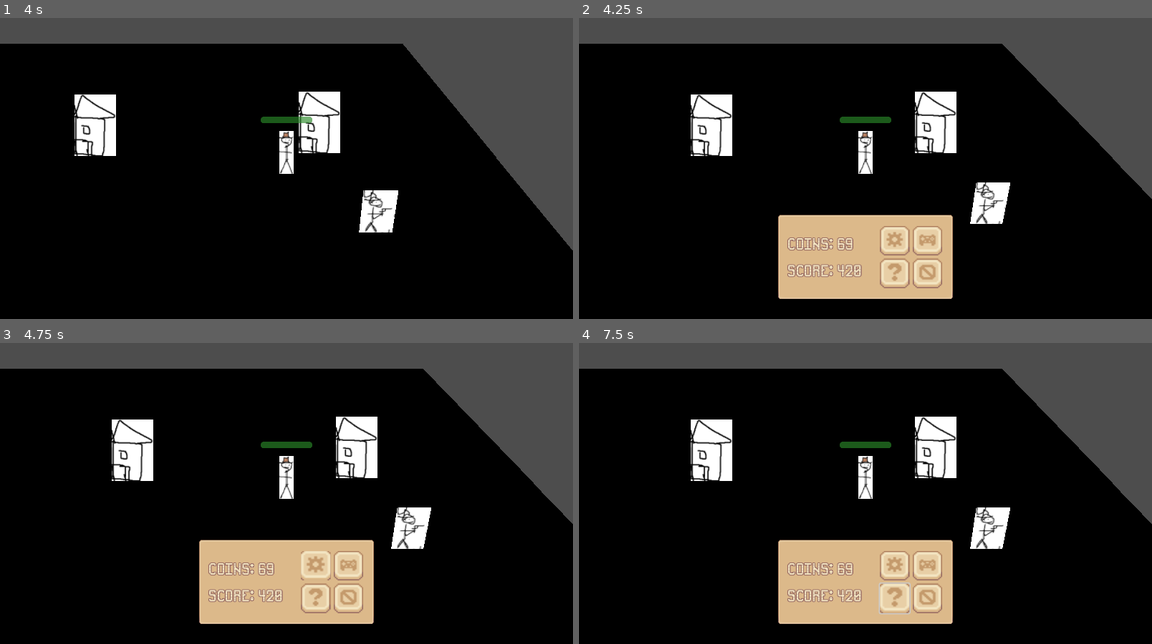
Above: before the commit, frames 1-4 (two rows, left to right).
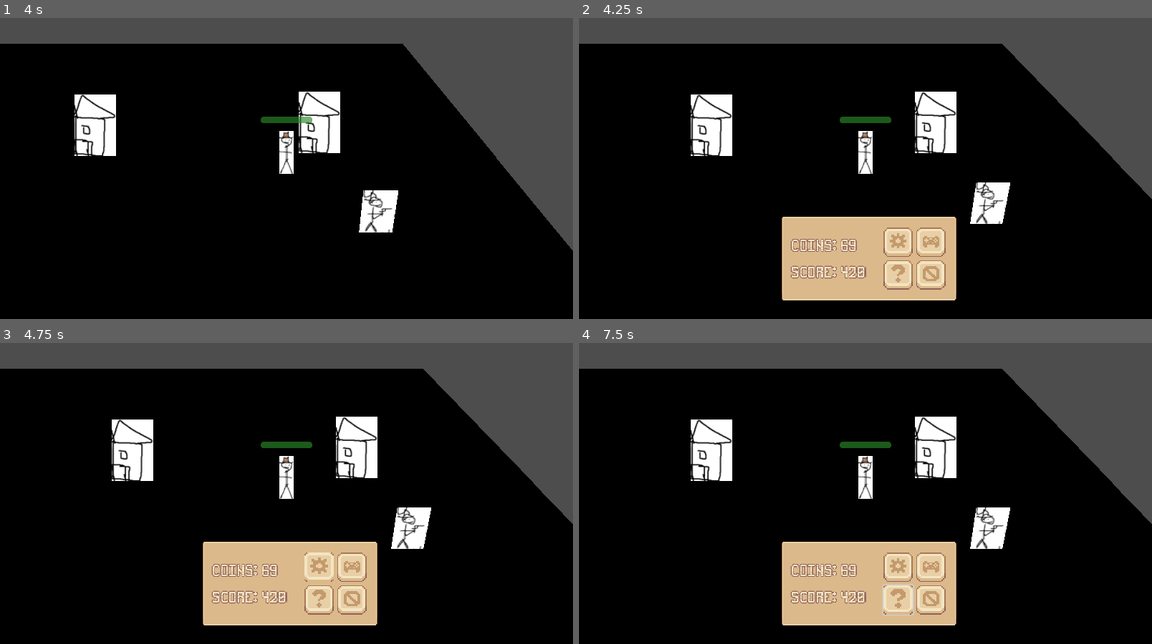
Above: after the commit, the same moments.

Repository: Tristan-Walker/2DTopDownWesternSurvivor
Game: Godot game, scene res://main.tscn
Two runs of this game, one before a commit and one after it. Both use one fixed random seed, a clock stepped at 60 frames per second and the inputs below.
Inputs (mouse positions are in pixels of both pictures, inside the frame that each line leads up to; where the layout moved, square brackets give the same spot in the first picture):
- Up to frame 1 (4 s): tap Enter at 0.5 s; hold D (move_right) 0.53-1.28 s; hold S (move_down) 1.28-2.03 s; hold D (move_right) 2.03-2.78 s; hold W (move_up) 2.78-3.53 s; hold A (move_left) from 3.53 s (still down)
- Up to frame 2 (4.25 s): keep holding A (move_left); tap Escape (pause) at 4.15 s
- Up to frame 3 (4.75 s): release A (move_left) at 4.25 s; click (320, 565) [315, 565] at 4.25 s
- Up to frame 4 (7.5 s): click (928, 565) at 5 s; click (894, 598) at 5.77 s; click (899, 598) at 6.52 s; tap Space at 7.25 s; hold A (move_left) from 7.28 s (still down)

Frame 1 is identical in both runs. In frame 2, 3.4% of the frame differs, in the area x 34-66%, y 65-94%; in frame 3, 3.4%; in frame 4, 3.5%.

Commit message:
ui stuff

Diff:
--- a/in_game_ui.tscn
+++ b/in_game_ui.tscn
@@ -56,6 +56,21 @@
 base_font = ExtResource("3_cwbuu")
 
 [sub_resource type="FontVariation" id="FontVariation_0qsvx"]
+base_font = ExtResource("3_cwbuu")
+
+[sub_resource type="StyleBoxTexture" id="StyleBoxTexture_nw3uw"]
+texture = ExtResource("2_onc8m")
+region_rect = Rect2(837, 100, 22, 24)
+
+[sub_resource type="StyleBoxTexture" id="StyleBoxTexture_u4etj"]
+texture = ExtResource("2_onc8m")
+region_rect = Rect2(869, 102, 22, 22)
+
+[sub_resource type="StyleBoxTexture" id="StyleBoxTexture_pabwj"]
+texture = ExtResource("2_onc8m")
+region_rect = Rect2(838, 101, 20, 22)
+
+[sub_resource type="FontVariation" id="FontVariation_e6quo"]
 base_font = ExtResource("3_cwbuu")
 
 [node name="InGameUI" type="Control" unique_id=999760388]
@@ -67,7 +82,6 @@
 grow_vertical = 2
 
 [node name="PauseMenu" type="MarginContainer" parent="." unique_id=1558623505]
-visible = false
 layout_mode = 1
 anchors_preset = 15
 anchor_right = 1.0
@@ -75,18 +89,18 @@
 grow_horizontal = 2
 grow_vertical = 2
 
-[node name="VBoxContainer" type="VBoxContainer" parent="PauseMenu" unique_id=764380445]
+[node name="PauseMenuContainer" type="VBoxContainer" parent="PauseMenu" unique_id=764380445]
 layout_mode = 2
 size_flags_horizontal = 4
 size_flags_vertical = 8
 theme_override_constants/separation = 40
 
-[node name="BaseMenuScreen" type="MarginContainer" parent="PauseMenu/VBoxContainer" unique_id=171185834]
-layout_mode = 2
-size_flags_horizontal = 4
-size_flags_vertical = 4
-
-[node name="NinePatchRect" type="NinePatchRect" parent="PauseMenu/VBoxContainer/BaseMenuScreen" unique_id=579233375]
+[node name="BaseMenuScreen" type="MarginContainer" parent="PauseMenu/PauseMenuContainer" unique_id=171185834]
+layout_mode = 2
+size_flags_horizontal = 4
+size_flags_vertical = 4
+
+[node name="NinePatchRect" type="NinePatchRect" parent="PauseMenu/PauseMenuContainer/BaseMenuScreen" unique_id=579233375]
 custom_minimum_size = Vector2(350, 170)
 layout_mode = 2
 texture = ExtResource("2_onc8m")
@@ -96,7 +110,7 @@
 patch_margin_right = 4
 patch_margin_bottom = 4
 
-[node name="MenuScreen" type="MarginContainer" parent="PauseMenu/VBoxContainer/BaseMenuScreen/NinePatchRect" unique_id=2122245891]
+[node name="MenuScreen" type="MarginContainer" parent="PauseMenu/PauseMenuContainer/BaseMenuScreen/NinePatchRect" unique_id=2122245891]
 layout_mode = 1
 anchors_preset = 15
 anchor_right = 1.0
@@ -108,17 +122,17 @@
 theme_override_constants/margin_right = 21
 theme_override_constants/margin_bottom = 15
 
-[node name="ButtonContainer" type="VBoxContainer" parent="PauseMenu/VBoxContainer/BaseMenuScreen/NinePatchRect/MenuScreen" unique_id=1953060972]
+[node name="ButtonContainer" type="VBoxContainer" parent="PauseMenu/PauseMenuContainer/BaseMenuScreen/NinePatchRect/MenuScreen" unique_id=1953060972]
 layout_mode = 2
 size_flags_horizontal = 8
 size_flags_vertical = 4
 theme_override_constants/separation = 6
 
-[node name="TopButtonContainer" type="HBoxContainer" parent="PauseMenu/VBoxContainer/BaseMenuScreen/NinePatchRect/MenuScreen/ButtonContainer" unique_id=2018125352]
+[node name="TopButtonContainer" type="HBoxContainer" parent="PauseMenu/PauseMenuContainer/BaseMenuScreen/NinePatchRect/MenuScreen/ButtonContainer" unique_id=2018125352]
 layout_mode = 2
 theme_override_constants/separation = 6
 
-[node name="SettingsButton" type="Button" parent="PauseMenu/VBoxContainer/BaseMenuScreen/NinePatchRect/MenuScreen/ButtonContainer/TopButtonContainer" unique_id=2098322841]
+[node name="SettingsButton" type="Button" parent="PauseMenu/PauseMenuContainer/BaseMenuScreen/NinePatchRect/MenuScreen/ButtonContainer/TopButtonContainer" unique_id=2098322841]
 custom_minimum_size = Vector2(60, 60)
 layout_mode = 2
 size_flags_horizontal = 4
@@ -127,7 +141,7 @@
 theme_override_styles/pressed = SubResource("StyleBoxTexture_dpq86")
 theme_override_styles/hover = SubResource("StyleBoxTexture_l8h7b")
 
-[node name="ResumeButton" type="Button" parent="PauseMenu/VBoxContainer/BaseMenuScreen/NinePatchRect/MenuScreen/ButtonContainer/TopButtonContainer" unique_id=1430015320]
+[node name="ResumeButton" type="Button" parent="PauseMenu/PauseMenuContainer/BaseMenuScreen/NinePatchRect/MenuScreen/ButtonContainer/TopButtonContainer" unique_id=1430015320]
 custom_minimum_size = Vector2(60, 60)
 layout_mode = 2
 size_flags_horizontal = 4
@@ -136,11 +150,11 @@
 theme_override_styles/pressed = SubResource("StyleBoxTexture_h3j15")
 theme_override_styles/hover = SubResource("StyleBoxTexture_tjjbm")
 
-[node name="BottomButtonContainer2" type="HBoxContainer" parent="PauseMenu/VBoxContainer/BaseMenuScreen/NinePatchRect/MenuScreen/ButtonContainer" unique_id=70972863]
+[node name="BottomButtonContainer" type="HBoxContainer" parent="PauseMenu/PauseMenuContainer/BaseMenuScreen/NinePatchRect/MenuScreen/ButtonContainer" unique_id=70972863]
 layout_mode = 2
 theme_override_constants/separation = 6
 
-[node name="HelpButton" type="Button" parent="PauseMenu/VBoxContainer/BaseMenuScreen/NinePatchRect/MenuScreen/ButtonContainer/BottomButtonContainer2" unique_id=214785672]
+[node name="ToggleHelpMenuButton" type="Button" parent="PauseMenu/PauseMenuContainer/BaseMenuScreen/NinePatchRect/MenuScreen/ButtonContainer/BottomButtonContainer" unique_id=214785672]
 custom_minimum_size = Vector2(60, 60)
 layout_mode = 2
 size_flags_horizontal = 4
@@ -149,7 +163,7 @@
 theme_override_styles/pressed = SubResource("StyleBoxTexture_cwbuu")
 theme_override_styles/hover = SubResource("StyleBoxTexture_onc8m")
 
-[node name="QuitButton" type="Button" parent="PauseMenu/VBoxContainer/BaseMenuScreen/NinePatchRect/MenuScreen/ButtonContainer/BottomButtonContainer2" unique_id=1084423165]
+[node name="QuitButton" type="Button" parent="PauseMenu/PauseMenuContainer/BaseMenuScreen/NinePatchRect/MenuScreen/ButtonContainer/BottomButtonContainer" unique_id=1084423165]
 custom_minimum_size = Vector2(60, 60)
 layout_mode = 2
 size_flags_horizontal = 4
@@ -158,14 +172,14 @@
 theme_override_styles/pressed = SubResource("StyleBoxTexture_0qsvx")
 theme_override_styles/hover = SubResource("StyleBoxTexture_uusyb")
 
-[node name="StatDisplayContainer" type="VBoxContainer" parent="PauseMenu/VBoxContainer/BaseMenuScreen/NinePatchRect/MenuScreen" unique_id=1802822677]
+[node name="StatDisplayContainer" type="VBoxContainer" parent="PauseMenu/PauseMenuContainer/BaseMenuScreen/NinePatchRect/MenuScreen" unique_id=1802822677]
 layout_mode = 2
 size_flags_horizontal = 0
 size_flags_vertical = 4
 theme_override_constants/separation = 30
 script = ExtResource("2_e6quo")
 
-[node name="CurrencyDisplay" type="Label" parent="PauseMenu/VBoxContainer/BaseMenuScreen/NinePatchRect/MenuScreen/StatDisplayContainer" unique_id=893723660]
+[node name="CurrencyDisplay" type="Label" parent="PauseMenu/PauseMenuContainer/BaseMenuScreen/NinePatchRect/MenuScreen/StatDisplayContainer" unique_id=893723660]
 layout_mode = 2
 theme_override_colors/font_color = Color(0.9529412, 0.8980392, 0.7607843, 1)
 theme_override_colors/font_outline_color = Color(0.5686275, 0.3882353, 0.36862746, 1)
@@ -174,7 +188,7 @@
 theme_override_font_sizes/font_size = 30
 text = "COINS: "
 
-[node name="ScoreDisplay" type="Label" parent="PauseMenu/VBoxContainer/BaseMenuScreen/NinePatchRect/MenuScreen/StatDisplayContainer" unique_id=1562968014]
+[node name="ScoreDisplay" type="Label" parent="PauseMenu/PauseMenuContainer/BaseMenuScreen/NinePatchRect/MenuScreen/StatDisplayContainer" unique_id=1562968014]
 layout_mode = 2
 theme_override_colors/font_color = Color(0.9529412, 0.8980392, 0.7607843, 1)
 theme_override_colors/font_outline_color = Color(0.5686275, 0.3882353, 0.36862746, 1)
@@ -183,5 +197,70 @@
 theme_override_font_sizes/font_size = 30
 text = "SCORE:"
 
-[node name="serperator" type="Control" parent="PauseMenu/VBoxContainer" unique_id=1450598917]
-layout_mode = 2
+[node name="serperator" type="Control" parent="PauseMenu/PauseMenuContainer" unique_id=1450598917]
+layout_mode = 2
+
+[node name="HelpMenuContainer" type="MarginContainer" parent="PauseMenu" unique_id=1401157958]
+visible = false
+layout_mode = 2
+size_flags_horizontal = 4
+size_flags_vertical = 4
+
+[node name="NinePatchRect" type="NinePatchRect" parent="PauseMenu/HelpMenuContainer" unique_id=1956099587]
+custom_minimum_size = Vector2(300, 400)
+layout_mode = 2
+size_flags_horizontal = 4
+size_flags_vertical = 4
+texture = ExtResource("2_onc8m")
+region_rect = Rect2(741, 38, 22, 22)
+patch_margin_left = 4
+patch_margin_top = 4
+patch_margin_right = 4
+patch_margin_bottom = 4
+
+[node name="ExitButton" type="MarginContainer" parent="PauseMenu/HelpMenuContainer" unique_id=1648918489]
+layout_mode = 2
+size_flags_horizontal = 8
+size_flags_vertical = 0
+theme_override_constants/margin_top = 7
+theme_override_constants/margin_right = 7
+
+[node name="ToggleHelpMenuButton" type="Button" parent="PauseMenu/HelpMenuContainer/ExitButton" unique_id=1327683891]
+custom_minimum_size = Vector2(30, 30)
+layout_mode = 2
+size_flags_horizontal = 8
+size_flags_vertical = 4
+theme_override_styles/normal = SubResource("StyleBoxTexture_nw3uw")
+theme_override_styles/pressed = SubResource("StyleBoxTexture_u4etj")
+theme_override_styles/hover = SubResource("StyleBoxTexture_pabwj")
+
+[node name="Title" type="MarginContainer" parent="PauseMenu/HelpMenuContainer" unique_id=2064273805]
+layout_mode = 2
+size_flags_horizontal = 4
+size_flags_vertical = 0
+theme_override_constants/margin_top = 10
+
+[node name="ControlsDisplay" type="Label" parent="PauseMenu/HelpMenuContainer/Title" unique_id=125747121]
+layout_mode = 2
+theme_override_colors/font_color = Color(0.9529412, 0.8980392, 0.7607843, 1)
+theme_override_colors/font_outline_color = Color(0.5686275, 0.3882353, 0.36862746, 1)
+theme_override_constants/outline_size = 5
+theme_override_fonts/font = SubResource("FontVariation_4v80v")
+theme_override_font_sizes/font_size = 30
+text = "Controls "
+
+[node name="BodyText" type="MarginContainer" parent="PauseMenu/HelpMenuContainer" unique_id=471524016]
+layout_mode = 2
+theme_override_constants/margin_left = 15
+theme_override_constants/margin_top = 60
+theme_override_constants/margin_right = 15
+theme_override_constants/margin_bottom = 15
+
+[node name="Text" type="RichTextLabel" parent="PauseMenu/HelpMenuContainer/BodyText" unique_id=404456694]
+layout_mode = 2
+theme_override_fonts/normal_font = SubResource("FontVariation_e6quo")
+text = "Movement (WASD)
+
+Shoot (Arrow Keys)
+
+Menu (ESC)"
--- a/main.tscn
+++ b/main.tscn
@@ -7,7 +7,7 @@
 [ext_resource type="Script" uid="uid://chyybxqu7een1" path="res://enemy_spawner.gd" id="5_lquwl"]
 [ext_resource type="PackedScene" uid="uid://c7cd6i3sa71mb" path="res://enemy.tscn" id="6_7mycd"]
 [ext_resource type="PackedScene" uid="uid://ip106v34k67g" path="res://hut_building.tscn" id="7_272bh"]
-[ext_resource type="Script" uid="uid://dquouji2s5l61" path="res://pause_menu.gd" id="8_4c57u"]
+[ext_resource type="Script" uid="uid://fd7i4p1dnjjb" path="res://pause_menu_screen.gd" id="8_4c57u"]
 [ext_resource type="PackedScene" uid="uid://dwe6sw47pmg2c" path="res://in_game_ui.tscn" id="8_kek77"]
 
 [sub_resource type="PlaneMesh" id="PlaneMesh_0xm2m"]
@@ -129,11 +129,15 @@
 theme_override_font_sizes/font_size = 156
 text = "Game Over"
 
-[node name="PauseMenu" type="CanvasLayer" parent="." unique_id=1033225146]
+[node name="PauseMenuScreen" type="CanvasLayer" parent="." unique_id=1033225146]
 process_mode = 3
 script = ExtResource("8_4c57u")
 
-[node name="InGameUI" parent="PauseMenu" unique_id=999760388 instance=ExtResource("8_kek77")]
+[node name="InGameUI" parent="PauseMenuScreen" unique_id=999760388 instance=ExtResource("8_kek77")]
+offset_left = 7.0
+offset_top = 3.0
+offset_right = 7.0
+offset_bottom = 3.0
 
 [connection signal="health_depleted" from="Player" to="." method="_on_player_health_depleted"]
 [connection signal="timeout" from="EnemySpawner/Timer" to="EnemySpawner" method="_on_timer_timeout"]
--- a/pause_menu.gd
+++ b/pause_menu.gd
@@ -1,14 +1,11 @@
-extends CanvasLayer
+extends MarginContainer
 
-@onready var menu_screen = $InGameUI/PauseMenu
 
-func _ready():
-	menu_screen.visible = false
+# Called when the node enters the scene tree for the first time.
+func _ready() -> void:
+	pass # Replace with function body.
 
-func _input(event):
-	if event.is_action_pressed("pause"):
-		toggle_visibility()
 
-func toggle_visibility():
-	menu_screen.visible = !menu_screen.visible
-	get_tree().paused = menu_screen.visible
+# Called every frame. 'delta' is the elapsed time since the previous frame.
+func _process(delta: float) -> void:
+	pass
--- /dev/null
+++ b/pause_menu_screen.gd
@@ -0,0 +1,14 @@
+extends CanvasLayer
+
+@onready var menu_screen = $InGameUI/PauseMenu
+
+func _ready():
+	menu_screen.visible = false
+
+func _input(event):
+	if event.is_action_pressed("pause"):
+		toggle_visibility()
+
+func toggle_visibility():
+	menu_screen.visible = !menu_screen.visible
+	get_tree().paused = menu_screen.visible
--- a/project.godot
+++ b/project.godot
@@ -103,3 +103,7 @@
 "events": [Object(InputEventKey,"resource_local_to_scene":false,"resource_name":"","device":-1,"window_id":0,"alt_press …(195 unchanged characters)…
 ]
 }
+
+[rendering]
+
+textures/canvas_textures/default_texture_filter=0
--- a/stat_display.gd
+++ b/stat_display.gd
@@ -6,7 +6,7 @@
 var coins: int = 69
 var score: int = 420
 
-func _process(delta: float) -> void:
+func _process(_delta: float) -> void:
 	#coins = str(global.coins)
 	#score = str(global.current_score)
 	update_text()
--- a/stat_display_container.gd
+++ /dev/null
@@ -1,11 +0,0 @@
-extends VBoxContainer
-
-
-# Called when the node enters the scene tree for the first time.
-func _ready() -> void:
-	pass # Replace with function body.
-
-
-# Called every frame. 'delta' is the elapsed time since the previous frame.
-func _process(delta: float) -> void:
-	pass
Not shown, changed: pause_menu.gd.uid
Not shown, added: pause_menu_screen.gd.uid
Not shown, removed: stat_display_container.gd.uid
